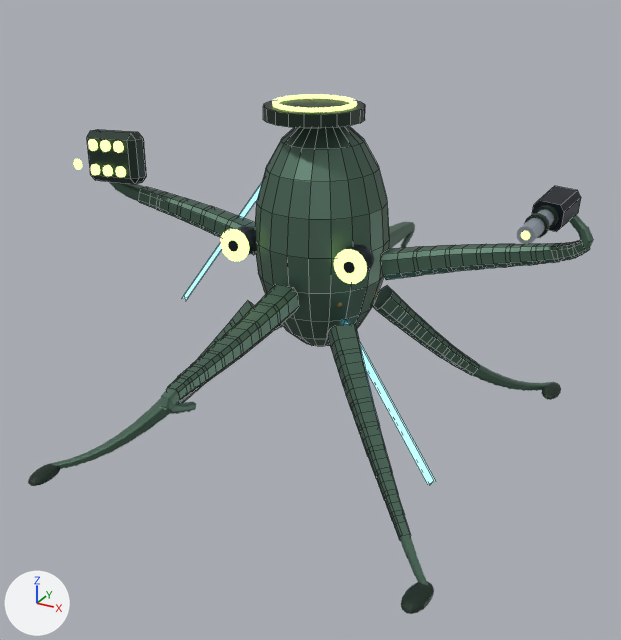
Renders of the Blender file out/combat_reference/s07/s07.blend from each side of a commit.
Both versions are drawn from a 50 mm lens placed at (4.74, -8.91, 6.1), pointed at (-0.13, -0.05, 1.67). Arrows for +X, +Y and +Z are at lower left; the lights stay in place. The picture after the commit comes second. Both versions are drawn at frame 16 of the action 's07:atk:fx_atk_field_release'; the numbers are the values there. Mesh edges are drawn as thin lines on the coarser meshes.

Before the edit, the objects in view are built like this:
```python
me_continuous_flexible_tentacle_sheath_012 = bpy.data.meshes.new('Continuous flexible tentacle sheath.012')
me_continuous_flexible_tentacle_sheath_012.from_pydata(...)  # 24 vertices, 18 faces; spans x -0.16..0.16, y -0.16..0.16, z -0.025..0.427
me_continuous_flexible_tentacle_sheath_012.materials.append(mat_armor)  # greyish green #577565
me_plasma_web_projection_matrix = bpy.data.meshes.new('Plasma web projection matrix')
me_plasma_web_projection_matrix.from_pydata(...)  # a box spanning x -0.425..0.425, y -0.15..0.15, z -0.325..0.325
me_plasma_web_projection_matrix.materials.append(mat_shade)  # dark green #27382f
ob_continuous_flexible_tentacle_sheath_012 = bpy.data.objects.new('Continuous flexible tentacle sheath.012', me_continuous_flexible_tentacle_sheath_012)
ob_continuous_flexible_tentacle_sheath_012.parent = ob_tent_1
ob_continuous_flexible_tentacle_sheath_012.location = (0.0, 0.0, 0.0)
ob_continuous_flexible_tentacle_sheath_012.rotation_euler = (1.721, 0.0, 0.0)  # degrees (99, 0, 0)
ob_fx_atk_field_release = bpy.data.objects.new('fx_atk_field_release', None)
ob_fx_atk_field_release.parent = ob_s07
ob_fx_atk_field_release.location = (0.0, 0.0, 0.0)
ob_fx_atk_field_release.scale = (6.35, 6.35, 6.35)
ob_plasma_web_projection_matrix = bpy.data.objects.new('Plasma web projection matrix', me_plasma_web_projection_matrix)
ob_plasma_web_projection_matrix.parent = ob_heavy
ob_plasma_web_projection_matrix.location = (0.0, -0.16, 0.0)
_m = ob_plasma_web_projection_matrix.modifiers.new('Armor edge chamfer', 'BEVEL')
_m.width = 0.08
_m.width_pct = 0.08
# also in view: 'Continuous flexible tentacle sheath' at (1.11, 0.0, 2.64); 'Continuous flexible tentacle sheath.001' at (1.5, 0.0, 2.74); 'Continuous flexible tentacle sheath.048' at (0.66, -0.66, 1.77); 'Cephalopod armored mantle' at (0.0, 0.0, 2.8); 'Light weapon receiver' at (2.82, -0.19, 3.59)
```
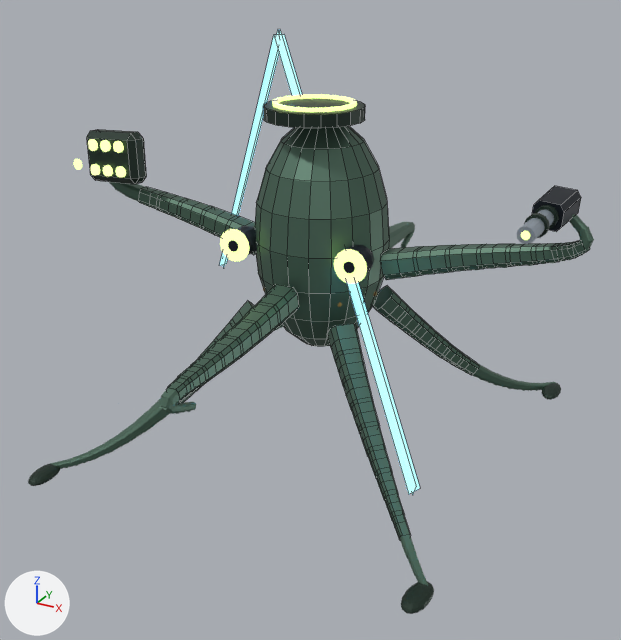
ob_fx_atk_field_release is not drawn itself; it is the parent of ob_s07_atk_inverse_geometry_1, ob_s07_atk_inverse_geometry_1_001.

Where the change shows, as pixel boxes [x1, y1, x2, y2] in the pictures (621 x 640 px):
's07.atk.inverse_geometry:1.001', rescaled
    before: [347, 323, 436, 485]
    after: [274, 31, 420, 495]
's07.atk.inverse_geometry:1', rescaled (25% narrower, 102% taller)
    before: [182, 183, 262, 300]
    after: [219, 31, 279, 268]

Diff of the bpy script that builds the scene:
```diff
--- a/out/combat_reference/s07/s07.blend.py
+++ b/out/combat_reference/s07/s07.blend.py
@@ ob_fx_atk_field_release @@
 ob_fx_atk_field_release.location = (0.0, 0.0, 0.0)
-ob_fx_atk_field_release.scale = (6.35, 6.35, 6.35)
+ob_fx_atk_field_release.scale = (6.59, 9.98, 9.98)
```
